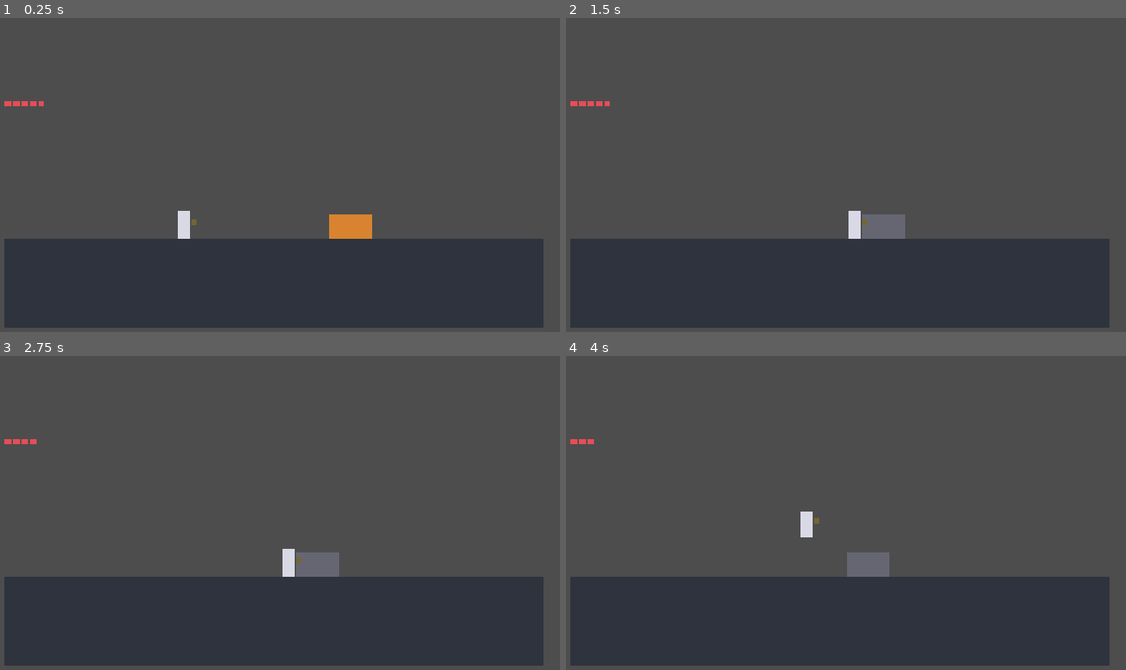
Above: before the commit, frames 1-4 (two rows, left to right).
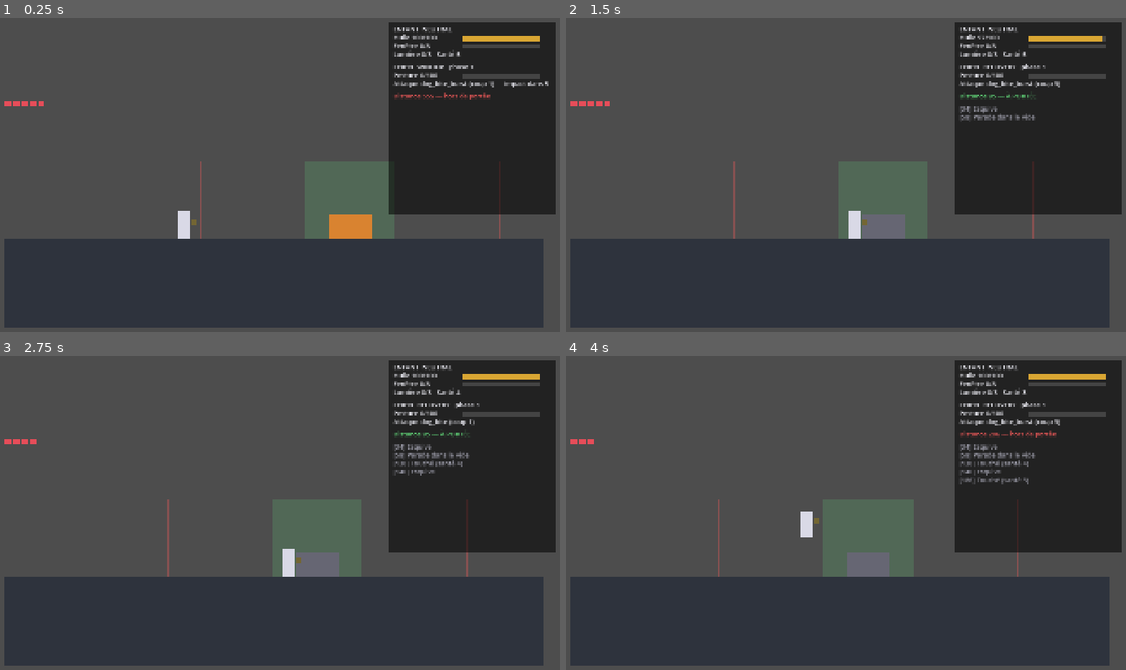
Above: after the commit, the same moments.

Repository: 67646-code/there_was_light
Game: Godot game, scene res://src/scenes/main.tscn
Two runs of this game, one before a commit and one after it. Both use one fixed random seed, a clock stepped at 60 frames per second and the inputs below.
Inputs (mouse positions are in pixels of both pictures, inside the frame that each line leads up to):
- Up to frame 1 (0.25 s): no input
- Up to frame 2 (1.5 s): tap Enter at 0.5 s; move the mouse to (963, 162) at 0.52 s; hold D (move_right) 0.53-1.25 s; hold Shift (dodge) 0.53-1.25 s; click (963, 162) at 0.67 s; tap Space (jump) at 0.77 s; tap J (lantern) at 0.8 s; drag from (722, 193) to (812, 244) at 1.27 s
- Up to frame 3 (2.75 s): move the mouse to (330, 447) at 2.02 s; hold D (move_right) from 2.03 s (still down); hold K (release) from 2.03 s (still down); click (330, 447) at 2.17 s; tap Shift (dodge) at 2.3 s
- Up to frame 4 (4 s): release D (move_right) at 2.75 s; release K (release) at 2.75 s; drag from (812, 582) to (666, 469) at 2.77 s; move the mouse to (1014, 566) at 3.52 s; hold A (move_left) from 3.53 s (still down); hold W (aim_up) from 3.53 s (still down); click (1014, 566) at 3.67 s; tap Space (jump) at 3.77 s; tap K (release) at 3.8 s

The runs differ from the first frame. In frame 1, 21% of the frame differs, in the area x 35-100%, y 1-71%; in frame 2, 21%; in frame 3, 21%; in frame 4, 21%.

Commit message:
P1.6 : affichage de debug et journal du combat
Co-Authored-By: Claude Opus 5.5 <noreply@anthropic.com>

Diff:
--- a/src/core/child_combat.gd
+++ b/src/core/child_combat.gd
@@ -11,6 +11,8 @@
 signal release_started(charges: int)
 signal released(posture: int)
 signal dodged
+## Appui sur la lanterne sans effet (récupération, garde brisée…) : aide au réglage.
+signal lantern_press_ignored(reason: StringName)
 signal hurt(health: int)
 signal died
 
@@ -140,8 +142,13 @@
 		_try_dodge()
 	if input.release and not _prev.release:
 		_try_release()
-	if input.lantern and not _prev.lantern and state == State.NEUTRAL and not guard_is_broken:
-		_enter(State.PARRY_WINDOW)
+	if input.lantern and not _prev.lantern:
+		if guard_is_broken:
+			lantern_press_ignored.emit(&"guard_broken")
+		elif state == State.NEUTRAL:
+			_enter(State.PARRY_WINDOW)
+		else:
+			lantern_press_ignored.emit(StringName(State.keys()[state]))
 
 
 func _update_oil(input: ChildInput) -> void:
--- /dev/null
+++ b/src/core/combat_log.gd
@@ -0,0 +1,62 @@
+class_name CombatLog
+extends RefCounted
+## Journal des derniers événements d'un duel, pour l'affichage de debug.
+## Chaque ligne est préfixée par le numéro d'image.
+
+const REASONS: Dictionary = {
+	&"guard_broken": "garde brisée",
+	&"WHIFF_RECOVERY": "récupération (parade dans le vide)",
+	&"RELEASE_WINDUP": "relâche en cours",
+	&"STUNNED": "sonné",
+	&"PARRY_WINDOW": "fenêtre déjà ouverte",
+	&"DEAD": "à terre",
+}
+
+var max_entries: int = 8
+var entries: Array[String] = []
+
+var _duel: Duel
+
+
+func _init(duel: Duel, capacity: int = 8) -> void:
+	_duel = duel
+	max_entries = capacity
+	# Méthodes liées et non fonctions anonymes : une fonction anonyme garderait une référence
+	# au journal, qui garde le duel, qui garde l'enfant… cycle jamais libéré.
+	var child := duel.child
+	var dog := duel.dog
+	child.perfect_parried.connect(add.bind("Parade parfaite (+1 lumière)"))
+	child.guarded.connect(add.bind("Garde (-huile)"))
+	child.whiffed.connect(add.bind("Parade dans le vide"))
+	child.guard_broken.connect(add.bind("Garde brisée : sonné"))
+	child.release_started.connect(_add_formatted.bind("Relâche de %d charge(s)…"))
+	child.released.connect(_on_released)
+	child.dodged.connect(add.bind("Esquive"))
+	child.hurt.connect(_add_formatted.bind("Touché (santé %d)"))
+	child.lantern_press_ignored.connect(_on_press_ignored)
+	dog.posture_broken.connect(_add_formatted.bind("BRÈCHE phase %d : R1 près du chien"))
+	dog.recovered_from_break.connect(add.bind("Brèche ratée : le chien se relève"))
+	dog.phase_changed.connect(_add_formatted.bind("Apaisé → phase %d"))
+	dog.pacified.connect(add.bind("Chien apaisé : victoire"))
+	duel.soothe_missed.connect(add.bind("Apaisement hors de portée"))
+
+
+func add(text: String) -> void:
+	entries.append("[%d] %s" % [_duel.frame, text])
+	while entries.size() > max_entries:
+		entries.pop_front()
+
+
+func _add_formatted(value: int, template: String) -> void:
+	add(template % value)
+
+
+func _on_released(posture: int) -> void:
+	if _duel.last_in_range():
+		add("Relâche : +%d posture" % posture)
+	else:
+		add("Relâche hors de portée (%d perdus)" % posture)
+
+
+func _on_press_ignored(reason: StringName) -> void:
+	add("R1 ignoré : %s" % REASONS.get(reason, String(reason)))
--- a/src/core/dog_boss.gd
+++ b/src/core/dog_boss.gd
@@ -110,6 +110,13 @@
 	return current_windup() - (frame - _state_start)
 
 
+## Images restantes de la brèche (0 hors brèche).
+func break_frames_remaining() -> int:
+	if state != State.BROKEN:
+		return 0
+	return data.break_stun_frames - (frame - _state_start)
+
+
 func _start_attack(child_is_far: bool) -> void:
 	attack = _choose_attack(child_is_far)
 	hit_index = 0
--- a/src/core/duel.gd
+++ b/src/core/duel.gd
@@ -5,6 +5,8 @@
 ## La couche jeu fournit les commandes et la géométrie (à portée, loin).
 
 signal ended(child_won: bool)
+## Lanterne levée sur le chien en brèche, mais l'enfant est hors de portée.
+signal soothe_missed
 
 var child: ChildCombat
 var dog: DogBoss
@@ -37,6 +39,11 @@
 	_try_soothe()
 
 
+## L'enfant était-il à portée à cette image ?
+func last_in_range() -> bool:
+	return _in_range
+
+
 func _resolve_hit() -> void:
 	var attack: AttackData = dog.pending_hit()
 	if attack == null or not _in_range or is_over:
@@ -48,11 +55,14 @@
 
 func _try_soothe() -> void:
 	# Lever la lanterne (nouvel appui) sur le chien en brèche l'apaise.
-	if is_over or dog.state != DogBoss.State.BROKEN or not _in_range:
+	if is_over or dog.state != DogBoss.State.BROKEN:
 		return
-	if child.state == ChildCombat.State.PARRY_WINDOW and child.state_elapsed() == 0:
-		if dog.soothe():
-			child.consume_lantern_press()
+	if child.state != ChildCombat.State.PARRY_WINDOW or child.state_elapsed() != 0:
+		return
+	if not _in_range:
+		soothe_missed.emit()
+	elif dog.soothe():
+		child.consume_lantern_press()
 
 
 func _on_child_released(posture_amount: int) -> void:
--- a/src/game/arena.gd
+++ b/src/game/arena.gd
@@ -7,14 +7,25 @@
 @export var arena_settings: ArenaSettings
 @export var rng_seed: int = 1
 
+## Affichage de debug au lancement (F1 / Select pour basculer).
+@export var debug_on_start: bool = true
+
 var fight: ArenaFight
+var combat_log: CombatLog
 
 @onready var _view: ArenaView = %ArenaView
 @onready var _message: Label = %Message
+@onready var _debug: DebugOverlay = %DebugOverlay
 
 
 func _ready() -> void:
+	_set_debug(debug_on_start)
 	_restart()
+
+
+func _unhandled_input(event: InputEvent) -> void:
+	if event.is_action_pressed(&"debug_toggle"):
+		_set_debug(not _debug.visible)
 
 
 func _physics_process(_delta: float) -> void:
@@ -25,6 +36,7 @@
 		return
 	fight.tick(input)
 	_view.queue_redraw()
+	_debug.queue_redraw()
 
 
 ## Instantané de la manette pour cette image.
@@ -45,11 +57,21 @@
 func _restart() -> void:
 	fight = ArenaFight.new(child_settings, boss_data, arena_settings, rng_seed)
 	fight.duel.ended.connect(_on_fight_ended)
+	combat_log = CombatLog.new(fight.duel)
 	_view.fight = fight
+	_debug.fight = fight
+	_debug.combat_log = combat_log
 	_message.text = ""
+	_view.queue_redraw()
+
+
+func _set_debug(on: bool) -> void:
+	_debug.visible = on
+	_view.show_debug = on
 	_view.queue_redraw()
 
 
 func _on_fight_ended(child_won: bool) -> void:
 	var outcome: String = "Le chien est apaisé." if child_won else "L'enfant est tombé."
 	_message.text = outcome + "\nSaut pour recommencer."
+	_debug.queue_redraw()
--- a/src/game/arena_view.gd
+++ b/src/game/arena_view.gd
@@ -19,8 +19,12 @@
 const LIGHT_COLOR := Color(1.0, 0.95, 0.6)
 const HEALTH_COLOR := Color(0.9, 0.3, 0.35)
 const LANTERN_SIZE := Vector2(18, 18)
+const RANGE_COLOR := Color(0.4, 0.9, 0.5, 0.18)
+const FAR_COLOR := Color(0.95, 0.35, 0.35, 0.35)
 
 var fight: ArenaFight
+## Affiche la zone de portée et la limite « loin » autour du chien.
+var show_debug: bool = false
 
 
 func _draw() -> void:
@@ -28,9 +32,20 @@
 		return
 	var arena := fight.motion.settings
 	draw_rect(Rect2(-arena.half_width, 0, arena.half_width * 2, 300), FLOOR_COLOR)
+	if show_debug:
+		_draw_ranges(arena)
 	_draw_dog(arena)
 	_draw_child(arena)
 	_draw_pips()
+
+
+func _draw_ranges(arena: ArenaSettings) -> void:
+	# Zone verte : l'enfant y est à portée (coups du chien, relâche, apaisement).
+	var dog_x := fight.motion.dog_x
+	draw_rect(Rect2(dog_x - arena.hit_range, -260, arena.hit_range * 2, 260), RANGE_COLOR)
+	for side: float in [-1.0, 1.0]:
+		var far_x := dog_x + side * arena.far_distance
+		draw_line(Vector2(far_x, -260), Vector2(far_x, 0), FAR_COLOR, 2.0)
 
 
 func _draw_child(arena: ArenaSettings) -> void:
--- /dev/null
+++ b/src/game/debug_overlay.gd
@@ -0,0 +1,84 @@
+class_name DebugOverlay
+extends Control
+## Affichage de debug (F1 / Select) : jauges, états, fenêtre de parade et journal du combat.
+
+const FONT_SIZE: int = 22
+const LINE: float = 28.0
+const BAR_SIZE := Vector2(260, 16)
+const PANEL := Color(0, 0, 0, 0.55)
+const TEXT := Color(0.92, 0.92, 0.95)
+const DIM := Color(0.6, 0.6, 0.65)
+const OIL := Color(0.85, 0.65, 0.2)
+const POSTURE := Color(0.55, 0.75, 1.0)
+const WINDOW := Color(1.0, 0.95, 0.5)
+const OK_COLOR := Color(0.4, 0.9, 0.5)
+const KO_COLOR := Color(0.95, 0.35, 0.35)
+
+var fight: ArenaFight
+var combat_log: CombatLog
+
+
+func _ready() -> void:
+	mouse_filter = Control.MOUSE_FILTER_IGNORE
+	set_anchors_preset(Control.PRESET_FULL_RECT)
+
+
+func _draw() -> void:
+	if fight == null:
+		return
+	var font := ThemeDB.fallback_font
+	var child := fight.duel.child
+	var dog := fight.duel.dog
+	var motion := fight.motion
+	var origin := Vector2(size.x - 560, 20)
+	draw_rect(Rect2(origin - Vector2(16, 0), Vector2(556, 640)), PANEL)
+	var y := origin.y + LINE
+	var x := origin.x
+
+	_text(font, x, y, "ENFANT  %s" % ChildCombat.State.keys()[child.state], TEXT)
+	y += LINE
+	_bar(x, y, "Huile", child.oil(), child.settings.max_oil, OIL)
+	y += LINE
+	var window := child.parry_window_remaining()
+	_bar(x, y, "Fenêtre", window, child.settings.perfect_parry_window_frames, WINDOW)
+	y += LINE
+	var light := "Lumière %d/%d   Santé %d" % [child.light, child.settings.max_light, child.health]
+	_text(font, x, y, light, TEXT)
+	y += LINE * 1.5
+
+	_text(font, x, y, "CHIEN  %s   phase %d" % [DogBoss.State.keys()[dog.state], dog.phase], TEXT)
+	y += LINE
+	_bar(x, y, "Posture", dog.posture.value(), dog.posture.max_value, POSTURE)
+	y += LINE
+	var detail := "Attaque %s (coup %d)" % [dog.attack.id, dog.hit_index + 1]
+	if dog.state == DogBoss.State.WINDUP:
+		detail += " — impact dans %d" % dog.frames_to_impact()
+	elif dog.state == DogBoss.State.BROKEN:
+		detail = "Brèche : %d images pour apaiser" % dog.break_frames_remaining()
+	_text(font, x, y, detail, TEXT)
+	y += LINE * 1.5
+
+	var in_range := fight.duel.last_in_range()
+	var range_text := (
+		"Distance %d — %s"
+		% [roundi(motion.distance()), "À PORTÉE" if in_range else "hors de portée"]
+	)
+	_text(font, x, y, range_text, OK_COLOR if in_range else KO_COLOR)
+	y += LINE * 1.5
+
+	if combat_log != null:
+		for entry: String in combat_log.entries:
+			_text(font, x, y, entry, DIM)
+			y += LINE
+
+
+func _text(font: Font, x: float, y: float, text: String, color: Color) -> void:
+	draw_string(font, Vector2(x, y), text, HORIZONTAL_ALIGNMENT_LEFT, -1, FONT_SIZE, color)
+
+
+func _bar(x: float, y: float, label: String, value: int, max_value: int, color: Color) -> void:
+	_text(ThemeDB.fallback_font, x, y, "%s %d/%d" % [label, value, max_value], TEXT)
+	var pos := Vector2(x + 230, y - BAR_SIZE.y + 2)
+	draw_rect(Rect2(pos, BAR_SIZE), Color(1, 1, 1, 0.15))
+	var ratio := clampf(float(value) / float(maxi(max_value, 1)), 0.0, 1.0)
+	draw_rect(Rect2(pos, Vector2(BAR_SIZE.x * ratio, BAR_SIZE.y)), color)
--- a/src/scenes/arena.tscn
+++ b/src/scenes/arena.tscn
@@ -1,10 +1,11 @@
-[gd_scene load_steps=6 format=3]
+[gd_scene load_steps=7 format=3]
 
 [ext_resource type="Script" path="res://src/game/arena.gd" id="1_arena"]
 [ext_resource type="Script" path="res://src/game/arena_view.gd" id="2_view"]
 [ext_resource type="Resource" path="res://data/child_variant_b.tres" id="3_child"]
 [ext_resource type="Resource" path="res://data/boss_dog.tres" id="4_dog"]
 [ext_resource type="Resource" path="res://data/arena.tres" id="5_arena"]
+[ext_resource type="Script" path="res://src/game/debug_overlay.gd" id="6_debug"]
 
 [node name="Arena" type="Node2D"]
 script = ExtResource("1_arena")
@@ -20,6 +21,17 @@
 script = ExtResource("2_view")
 
 [node name="UI" type="CanvasLayer" parent="."]
+
+[node name="DebugOverlay" type="Control" parent="UI"]
+unique_name_in_owner = true
+layout_mode = 3
+anchors_preset = 15
+anchor_right = 1.0
+anchor_bottom = 1.0
+grow_horizontal = 2
+grow_vertical = 2
+mouse_filter = 2
+script = ExtResource("6_debug")
 
 [node name="Message" type="Label" parent="UI"]
 unique_name_in_owner = true
--- a/tests/unit/test_child_combat.gd
+++ b/tests/unit/test_child_combat.gd
@@ -97,11 +97,13 @@
 
 
 func test_cannot_parry_during_whiff_recovery() -> void:
+	watch_signals(child)
 	_to(19)
 	_to(20, _held())
 	_to(30)
 	_to(31, _held())
 	assert_eq(child.state, S.WHIFF_RECOVERY)
+	assert_signal_emitted_with_parameters(child, "lantern_press_ignored", [&"WHIFF_RECOVERY"])
 
 
 func test_releasing_guard_returns_to_neutral() -> void:
--- /dev/null
+++ b/tests/unit/test_combat_log.gd
@@ -0,0 +1,55 @@
+extends GutTest
+## CombatLog : les événements du duel deviennent des lignes lisibles, en nombre limité.
+
+var duel: Duel
+var combat_log: CombatLog
+
+
+func before_each() -> void:
+	duel = Duel.new(
+		load("res://data/child_variant_b.tres") as ChildSettings,
+		load("res://data/boss_dog.tres") as BossData,
+		5
+	)
+	combat_log = CombatLog.new(duel, 3)
+
+
+func _tick(input: ChildInput = ChildInput.make(), in_range: bool = true) -> void:
+	duel.tick(input, in_range, false)
+
+
+func test_entries_are_prefixed_by_frame() -> void:
+	_tick()
+	combat_log.add("Test")
+	assert_eq(combat_log.entries, ["[1] Test"])
+
+
+func test_keeps_only_last_entries() -> void:
+	for i: int in 5:
+		combat_log.add(str(i))
+	assert_eq(combat_log.entries.size(), 3)
+	assert_string_ends_with(combat_log.entries[2], "4")
+
+
+func test_break_and_soothe_are_logged() -> void:
+	duel.dog.take_posture(duel.dog.data.max_posture)
+	_tick()
+	_tick(ChildInput.make(true))
+	assert_string_contains(combat_log.entries[0], "BRÈCHE phase 1")
+	assert_string_contains(combat_log.entries[1], "Apaisé → phase 2")
+
+
+func test_soothe_out_of_range_is_logged() -> void:
+	duel.dog.take_posture(duel.dog.data.max_posture)
+	_tick(ChildInput.make(), false)
+	_tick(ChildInput.make(true), false)
+	assert_string_contains(combat_log.entries[-1], "hors de portée")
+
+
+func test_ignored_press_is_logged_with_reason() -> void:
+	# Appui dans le vide, puis nouvel appui pendant la récupération.
+	_tick(ChildInput.make(true), false)
+	for i: int in 9:
+		_tick(ChildInput.make(), false)
+	_tick(ChildInput.make(true), false)
+	assert_string_contains(combat_log.entries[-1], "R1 ignoré : récupération")
--- a/tests/unit/test_dog_boss.gd
+++ b/tests/unit/test_dog_boss.gd
@@ -108,7 +108,9 @@
 	dog.take_posture(100)
 	assert_eq(dog.state, S.BROKEN)
 	assert_signal_emitted_with_parameters(dog, "posture_broken", [1])
+	assert_eq(dog.break_frames_remaining(), 120)
 	assert_eq(_run(dog, 129), [], "Aucune attaque pendant la brèche.")
+	assert_eq(dog.break_frames_remaining(), 1)
 	assert_eq(dog.state, S.BROKEN)
 	_run(dog, 130)
 	assert_eq(dog.state, S.WINDUP)
--- a/tests/unit/test_duel.gd
+++ b/tests/unit/test_duel.gd
@@ -120,6 +120,16 @@
 	assert_ne(duel.child.state, ChildCombat.State.WHIFF_RECOVERY)
 
 
+func test_soothing_out_of_range_is_reported() -> void:
+	var duel := _duel()
+	watch_signals(duel)
+	duel.dog.take_posture(duel.dog.data.max_posture)
+	_to(duel, 1, ChildInput.make(), false)
+	_to(duel, 2, ChildInput.make(true), false)
+	assert_signal_emitted(duel, "soothe_missed")
+	assert_eq(duel.dog.state, DogBoss.State.BROKEN)
+
+
 func test_same_seed_and_inputs_same_outcome() -> void:
 	var a := _duel(load(DOG) as BossData)
 	var b := _duel(load(DOG) as BossData)
Not shown, added: src/core/combat_log.gd.uid
Not shown, added: src/game/debug_overlay.gd.uid
Not shown, added: tests/unit/test_combat_log.gd.uid
Not shown, changed: docs/JALON.md
